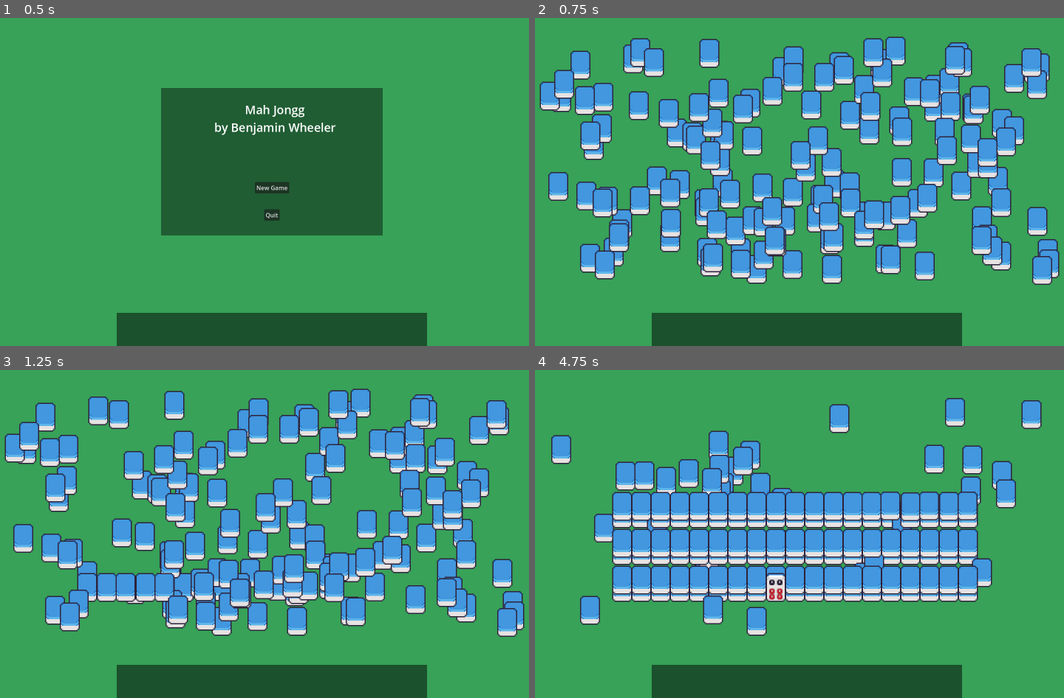
Above: before the commit, frames 1-4 (two rows, left to right).
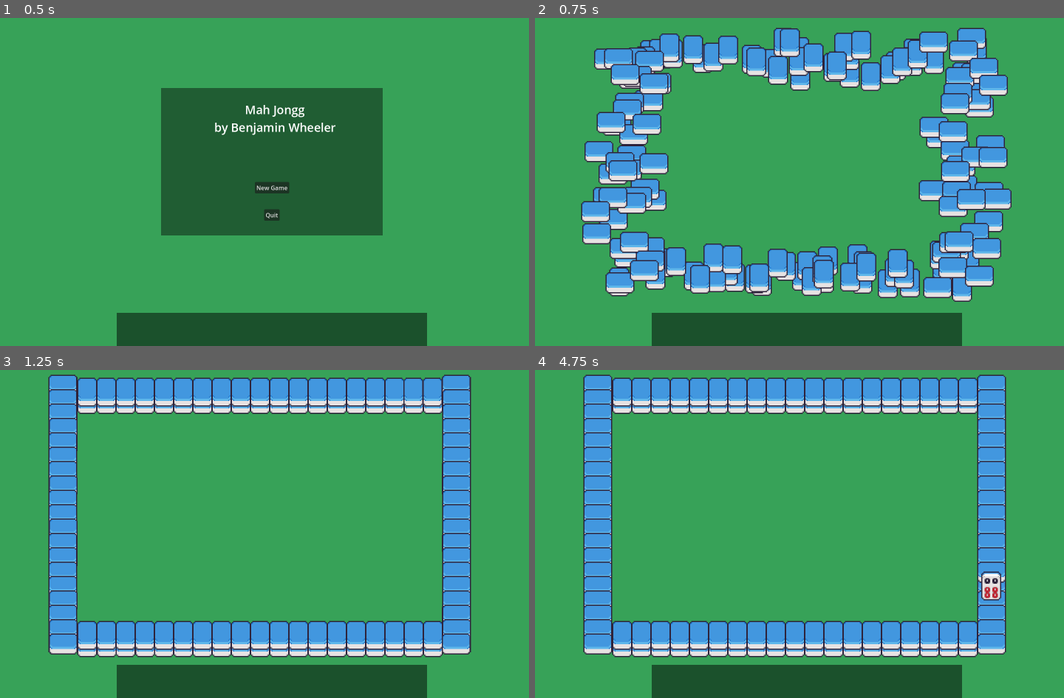
Above: after the commit, the same moments.

Repository: benjamin051000/Mahjongg
Game: Godot game, scene res://mahjongg.tscn
Same seed, same stepped clock (60 frames per second), same inputs: the game is played once before the commit and once after it.
Inputs (mouse positions are in pixels of both pictures, inside the frame that each line leads up to):
- Up to frame 1 (0.5 s): no input
- Up to frame 2 (0.75 s): click "New Game" at 0.5 s
- Up to frame 3 (1.25 s): no input
- Up to frame 4 (4.75 s): move the mouse to (937, 514) at 1.27 s; click (937, 514) at 1.35 s; drag from (688, 547) to (804, 681) at 2.02 s; move the mouse to (868, 458) at 2.77 s; click (868, 458) at 2.85 s; drag from (778, 599) to (841, 419) at 3.52 s; move the mouse to (984, 583) at 4.27 s; click (984, 583) at 4.35 s

Frame 1 is identical in both runs. In frame 2, 48% of the frame differs, in the area x 0-100%, y 2-87%; in frame 3, 50%; in frame 4, 52%, in the area x 3-96%, y 1-88%.

Commit message:
[NSFL] Easily the worst code I've ever published. I am sorry. But the wall builds correctly now, more or less.

Diff:
--- a/mahjongg.gd
+++ b/mahjongg.gd
@@ -56,31 +56,66 @@
 	# The wall is a square with a length of 19 tiles and height of 2 tiles.
 	const wall_length = 19
 	#const wall_center = Vector2(1600/2, 900/2)
-	const wall_offset = Vector2(0, -100)
-	const wall_first_spot_lower = Vector2(300, 600)  # TODO pick something less arbitrary later
-	const wall_first_spot_upper = wall_first_spot_lower + Vector2(0, -20)
+	const horiz_wall_offset = Vector2(0, -660)
+	const wall_first_spot_lower_horiz = Vector2(300, 750)  # TODO pick something less arbitrary later
+	const wall_first_spot_upper = wall_first_spot_lower_horiz + Vector2(0, -20)
 	const tile_offset = Vector2(52, 0)
 
 	print("length of tiles[] = ", tiles.size())
 	print("expected = ", 19 * 2 * 4)
 
-	for n in 4:  # 4 walls
+	# Do the horizontal walls first.
+	for n in 2:
+		var perspective = "bottom"
+
 		for i in wall_length:
 			# Move each tile in the array to its spot on the wall.
 			# TODO make a wall building animation that is representative of real life
 			# TODO make tiles face down
 			var tile = tiles.pop_front()
-			tile.rest_point = wall_first_spot_lower + tile_offset * i + wall_offset * n
+			tile.rest_point = wall_first_spot_lower_horiz + tile_offset * i + horiz_wall_offset * n
 			tile.unfreeze()
-			await get_tree().create_timer(0.03).timeout # waits for 1 second
+			tile.change_perspective(perspective)
+			#await get_tree().create_timer(0.03).timeout # waits for 1 second
 
 		# Do it again, but slightly offset to show two levels
 		for i in wall_length:
 			var tile = tiles.pop_front()
 			tile.move_to_front()
+			tile.rest_point = wall_first_spot_upper + tile_offset * i + horiz_wall_offset * n
 			tile.unfreeze()
-			tile.rest_point = wall_first_spot_upper + tile_offset * i + wall_offset * n
-			await get_tree().create_timer(0.03).timeout # waits for 1 second
+			tile.change_perspective(perspective)
+			#await get_tree().create_timer(0.03).timeout # waits for 1 second
+
+	# Now, do the vertical walls.
+	# They build from top to bottom (because lower ones occlude upper ones).
+	const vert_wall_offset = Vector2(1066, 0)
+	const wall_first_spot_left = Vector2(234, 50)  # TODO pick something less arbitrary later
+	const vert_tile_offset = Vector2(0, 55 - 16)
+	var perspectives = ["left", "right"]
+
+	for n in 2:
+		var perspective = perspectives[n]
+
+		for i in wall_length:
+			# Move each tile in the array to its spot on the wall.
+			# TODO make a wall building animation that is representative of real life
+			# TODO make tiles face down
+			var tile = tiles.pop_front()
+			tile.move_to_front()
+			tile.rest_point = wall_first_spot_left + vert_tile_offset * i + vert_wall_offset * n
+			tile.unfreeze()
+			tile.change_perspective(perspective)
+			#await get_tree().create_timer(0.03).timeout # waits for 1 second
+
+		# Do it again, but slightly offset to show two levels
+		for i in wall_length:
+			var tile = tiles.pop_front()
+			tile.move_to_front()
+			tile.rest_point = wall_first_spot_left + vert_tile_offset * i + vert_wall_offset * n
+			tile.unfreeze()
+			tile.change_perspective(perspective)
+			#await get_tree().create_timer(0.03).timeout # waits for 1 second
 
 # Called when the node enters the scene tree for the first time.
 func _ready():
